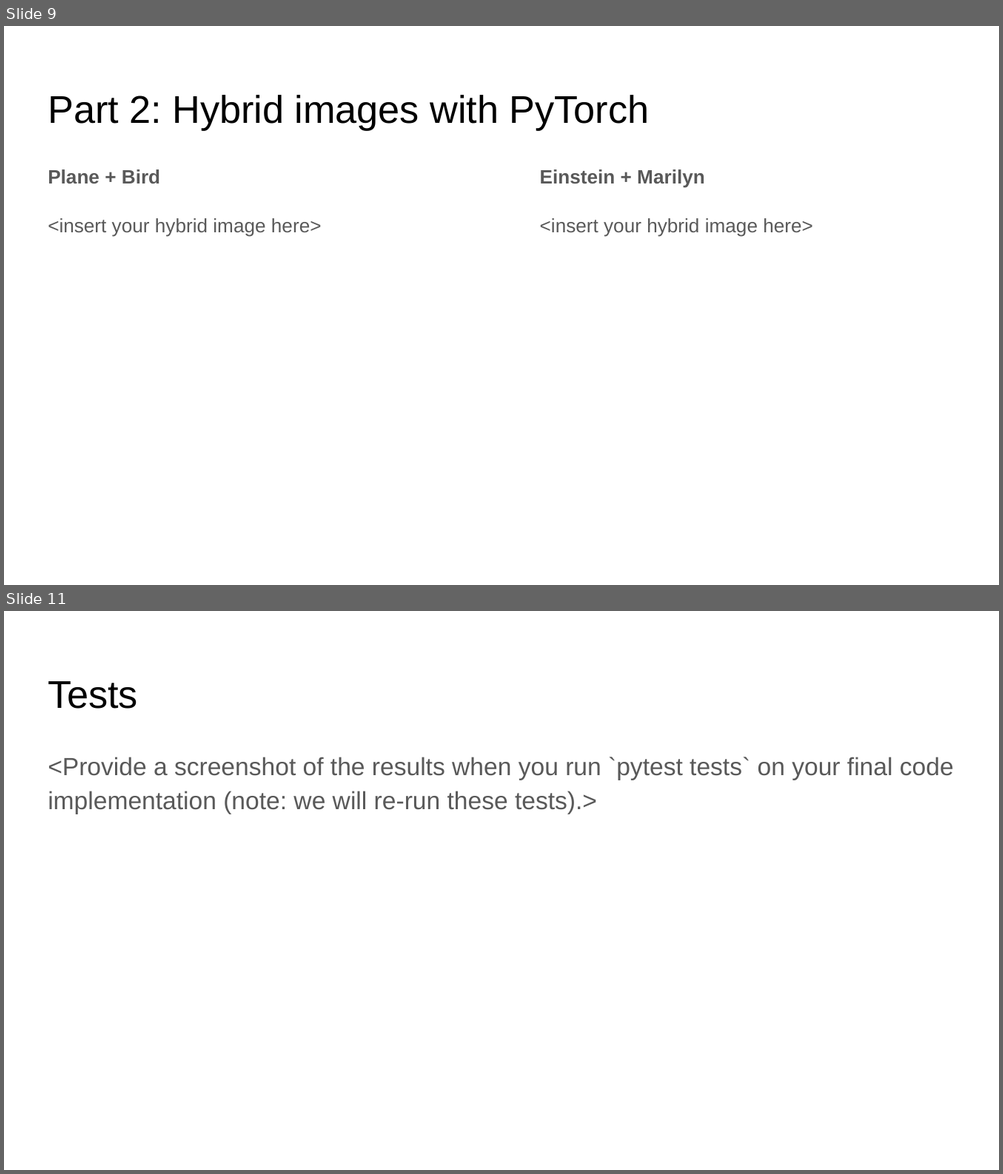
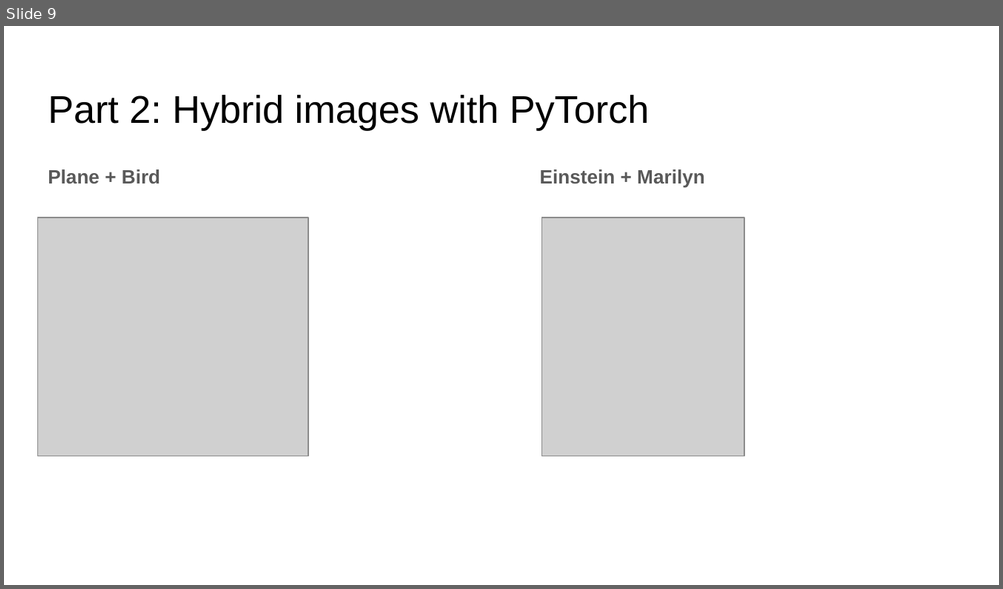
Before and after one commit to haoranw96/filtering_hybrid, a slide deck: report_template.pptx. Shown one above the other, each under a label of ours: slides 9 and 11 before the commit, slide 9 after it; the slides between them are not shown. The pictures are 1003x1174 and 1003x589 pixels, drawn with LibreOffice and Linux fonts; fonts in the diff are those of the drawing; grey boxes stand for pictures. Boxes give left, top, right and bottom in pixels: in the first picture for what was removed or moved away, otherwise in the second. Text is boxed around its words. In the diff, an @@ line names an element or a change of style, - is before the commit and + after.

```diff
--- a/report_template.pptx
+++ b/report_template.pptx
@@ slide 11 removed at <box>4,611,999,1170</box>, background #FFFFFF @@
@@ title removed at <box>48,681,138,709</box> @@
-Tests
@@ text removed at <box>48,757,953,814</box> @@
-<Provide a screenshot of the results when you run `pytest tests` on your final code implementation (note: we will re-run these tests).>
@@ slide 9 changed as well @@
@@ picture added at <box>38,218,308,457</box> @@
@@ text at <box>48,218,321,237</box>: paragraph removed @@
-<insert your hybrid image here>
@@ text at <box>540,218,813,237</box>: paragraph removed @@
-<insert your hybrid image here>
@@ picture added at <box>541,218,744,457</box> @@
```
Also in this commit, not shown: 9 other slides changed, 2 slides added, 1 other slide removed, 1 other file.
